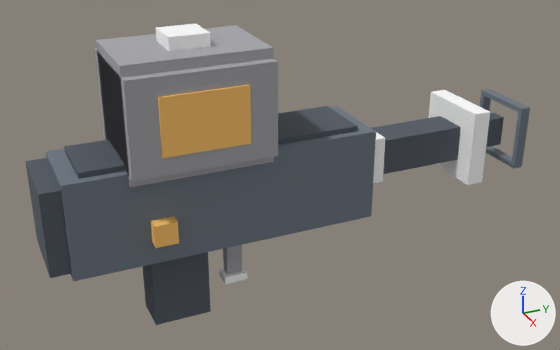
One commit to the glTF model assets/overrides/models/weapon/BUBBLE.gltf: the scene before it, then after it.
One viewpoint serves both versions: a 50 mm lens placed at (0.48, -0.167, 0.239), pointed at (-0.001, 0.05, -0.002). The lights are fixed; the arrows at lower right show +X, +Y and +Z. The picture after the commit comes second. Vertices at exactly the same position are counted once.

The older version as bpy lines, for what is in view:
```python
me_bubble = bpy.data.meshes.new('BUBBLE')
me_bubble.from_pydata(...)  # 168 vertices, 264 faces; spans x -0.041..0.041, y -0.126..0.257, z -0.096..0.115
# faces by material slot: [60, 72, 36, 48, 48]
me_bubble.materials.append(mat_metal_mid)
me_bubble.materials.append(mat_metal_dark)
me_bubble.materials.append(mat_base_light)
me_bubble.materials.append(mat_glow_glow)
me_bubble.materials.append(mat_team_team)
ob_bubble = bpy.data.objects.new('BUBBLE', me_bubble)
ob_bubble.location = (0.0, 0.0, 0.0)
```
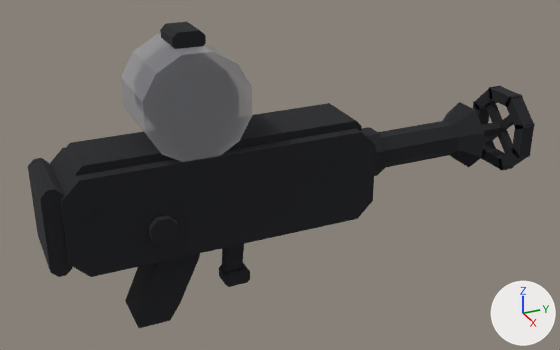
Pixel boxes (x1, y1, x2, y2) of what changed, in the pictures (560 x 350 px):
'BUBBLE', reshaped
    before: (25, 23, 530, 325)
    after: (28, 22, 535, 328)
'anim_lever', added
    after: (219, 244, 250, 287)
part 1 of me_bubble, added
    after: (134, 46, 239, 150)
part 2 of me_bubble, added
    after: (149, 215, 179, 245)
part 3 of me_bubble, added
    after: (378, 121, 458, 168)
part 4 of me_bubble, added
    after: (361, 127, 386, 176)
part 5 of me_bubble, added
    after: (443, 102, 485, 167)
part 6 of me_bubble, added
    after: (482, 121, 504, 138)
part 7 of me_bubble, rebuilt
    before: (46, 106, 376, 281)
    after: (50, 129, 376, 277)
part 8 of me_bubble, rebuilt (not visible afterwards)
    before: (64, 106, 358, 179)
part 9 of me_bubble, rebuilt (10% wider)
    before: (143, 252, 211, 325)
    after: (125, 253, 200, 328)
part 10 of me_bubble, rebuilt
    before: (25, 158, 72, 278)
    after: (28, 158, 73, 277)
part 11 of me_bubble, rebuilt (16% narrower, 7% taller)
    before: (156, 23, 211, 51)
    after: (160, 22, 206, 52)
part 12 of me_bubble, rebuilt (not visible afterwards)
    before: (371, 116, 461, 174)
part 13 of me_bubble, deleted
    before: (151, 85, 490, 284)
part 14 of me_bubble, built on
    before: (480, 89, 530, 169)
    after: (473, 86, 535, 171)
part 15 of me_bubble, cut back
    before: (95, 25, 278, 187)
    after: (64, 103, 362, 176)

The change, as a list of edits to the scene's bpy script:
```text
Add mat_base_glass:
    mat_base_glass = bpy.data.materials.new('base_glass')
    # nodes: BsdfPrincipled, Math, OutputMaterial, VertexColor
Add mat_team_wood:
    mat_team_wood = bpy.data.materials.new('team_wood')
    mat_team_wood.use_nodes = True; mat_team_wood.node_tree.nodes.clear()
    _N = mat_team_wood.node_tree.nodes; _L = mat_team_wood.node_tree.links
    n0 = _N.new('ShaderNodeBsdfPrincipled'); n0.name = 'Principled BSDF'
    n0.inputs[2].default_value = 1.0  # 'Roughness'
    n1 = _N.new('ShaderNodeOutputMaterial'); n1.name = 'Material Output'
    n2 = _N.new('ShaderNodeVertexColor'); n2.name = 'Color Attribute'
    _L.new(n0.outputs[0], n1.inputs[0])  # 'BSDF' to 'Surface'
    _L.new(n2.outputs[0], n0.inputs[0])  # 'Color' to 'Base Color'
Change me_bubble:
    remove me_bubble.from_pydata(...)  # 168 vertices, 264 faces; spans x -0.041..0.041, y -0.126..0.257, z -0.096..0.115
    add me_bubble.from_pydata(...)  # 628 vertices, 1062 faces; spans x -0.034..0.034, y -0.125..0.258, z -0.095..0.117
    me_bubble part 1: a new loose piece, a 12-sided cylinder along x spanning x -0.023..0.023, y -0.049..0.009, z 0.041..0.099, in mat_team_team
    me_bubble part 2: a new loose piece, an 8-sided cylinder along x spanning x 0.0279..0.0341, y -0.0594..-0.0406, z -0.0194..-0.0006, in mat_team_team
    me_bubble part 3: a new loose piece, an 8-sided cylinder along y spanning x -0.013..0.013, y 0.111..0.201, z -0.009..0.017, in mat_team_team
    me_bubble part 4: a new loose piece, an 8-sided cylinder along y spanning x -0.018..0.018, y 0.117..0.129, z -0.014..0.022, in mat_team_team
    me_bubble part 5: a new loose piece, an 8-sided cut cone along y (radius 0.014 at the low end, 0.027 at the high end) spanning x -0.025..0.025, y 0.199..0.215, z -0.021..0.029, in mat_team_team
    me_bubble part 6: a new loose piece, a 6-sided cylinder along y spanning x -0.005..0.005, y 0.213..0.251, z -0.002..0.01, in mat_team_team
    me_bubble part 7: the loose piece of 8 vertices spanning x -0.03..0.03, y -0.112..0.112, z -0.035..0.034 is rebuilt with 16 vertices and now spans x -0.029..0.029, y -0.113..0.113, z -0.035..0.035, in mat_team_team
    me_bubble part 8: the loose piece of 8 vertices spanning x -0.024..0.024, y -0.1..0.1, z 0.034..0.038 is rebuilt with 16 vertices and now spans x -0.02..0.02, y -0.1..0.104, z 0.03..0.04
    me_bubble part 9: the loose piece of 8 vertices spanning x -0.014..0.014, y -0.056..-0.014, z -0.096..-0.035 is rebuilt with 14 vertices and now spans x -0.014..0.014, y -0.071..-0.017, z -0.095..-0.033, in mat_team_team
    me_bubble part 10: the loose piece of 8 vertices spanning x -0.028..0.028, y -0.126..-0.112, z -0.03..0.03 is rebuilt with 16 vertices and now spans x -0.027..0.027, y -0.125..-0.111, z -0.031..0.031, in mat_team_team
    me_bubble part 11: the loose piece of 8 vertices spanning x -0.014..0.014, y -0.034..-0.006, z 0.106..0.115 is rebuilt with 16 vertices and now spans x -0.013..0.013, y -0.031..-0.009, z 0.105..0.117
    me_bubble part 12: the loose piece of 8 vertices spanning x -0.014..0.014, y 0.112..0.2, z -0.01..0.018 is rebuilt with 24 vertices and now spans x -0.024..0.024, y 0.112..0.214, z -0.02..0.028
    me_bubble part 13: 8 loose pieces with 64 vertices, spanning x -0.041..0.041, y -0.058..0.214, z -0.08..0.086, are deleted
    me_bubble part 14: 32 vertices removed from x -0.026..0.026, y 0.214..0.257, z -0.022..0.03; 192 vertices added at x -0.033..0.033, y 0.247..0.258, z -0.029..0.037
    me_bubble part 15: 20 vertices removed from x -0.04..0.04, y -0.07..0.03, z 0.026..0.106; 106 vertices added at x -0.028..0.028, y -0.124..0.112, z -0.094..0.116
    other edits to the shape of me_bubble do not show in these pictures
    remove me_bubble.materials.append(mat_base_light)
    add me_bubble.materials.append(mat_base_glass)
    add me_bubble.materials.append(mat_team_wood)
Add ob_anim_lever:
    ob_anim_lever = bpy.data.objects.new('anim_lever', me_anim_lever)  # 48 vertices, 80 faces; spans x -0.0071..0.0071, y -0.0091..0.0111, z -0.0451..0.0031
    ob_anim_lever.location = (0.0, 0.01, -0.038)
```
